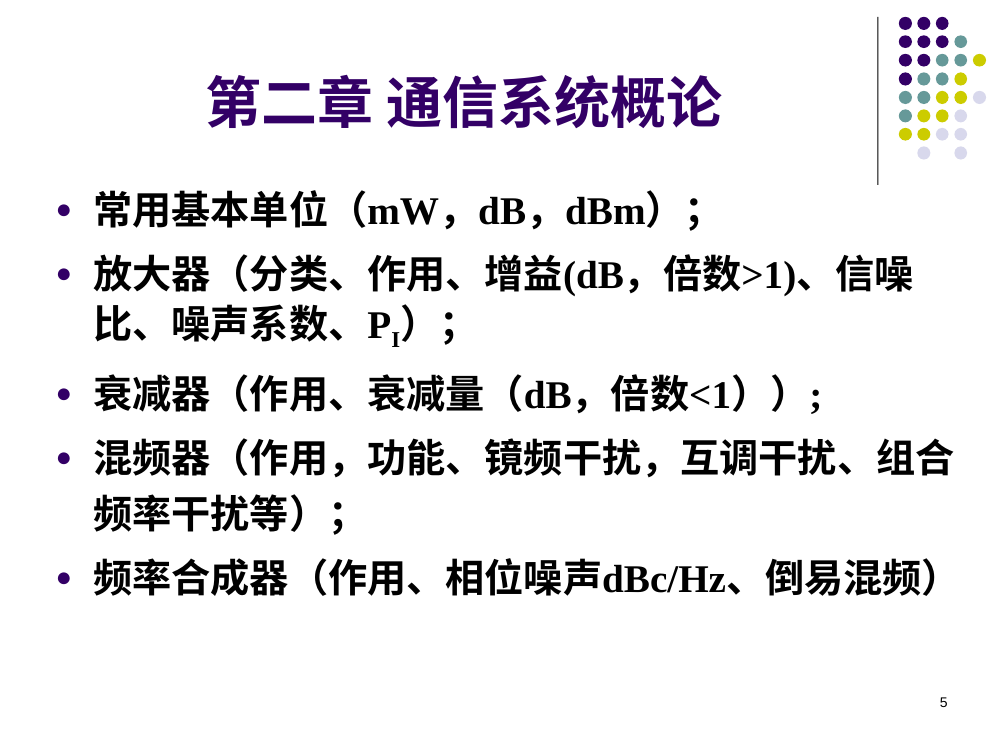
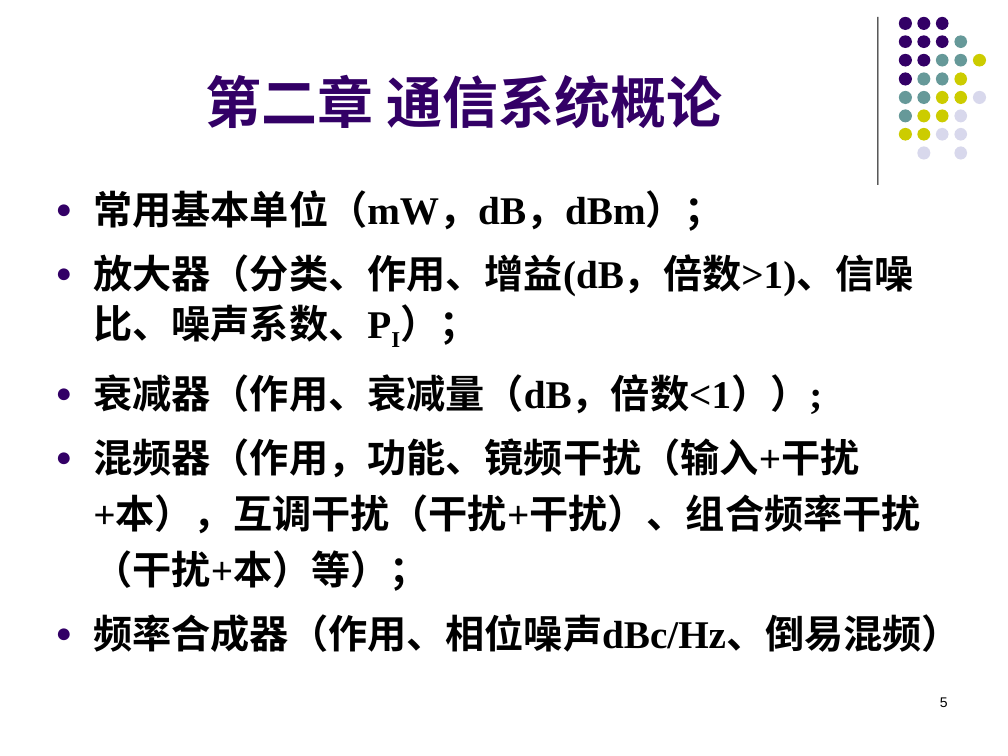
Before and after one commit to lyMeiSEU/ly_schoolhelper, a slide deck: slide 5 of 通信电子/复习.pptx. Drawn at 1008x756 pixels with LibreOffice and Linux fonts; fonts in the diff are those of the drawing; background and template pictures are left out. Boxes give left, top, right and bottom in pixels: in the first picture for what was removed or moved away, otherwise in the second. Text is boxed around its words. In the diff, an @@ line names an element or a change of style, - is before the commit and + after.

```diff
--- a/通信电子/复习.pptx
+++ b/通信电子/复习.pptx
@@ text at <box>93,438,921,591</box>: text changed @@
-● 混频器（作用，功能、镜频干扰，互调干扰、组合频率干扰等）；
+● 混频器（作用，功能、镜频干扰（输入+干扰+本），互调干扰（干扰+干扰）、组合频率干扰（干扰+本）等）；
```
Also in this commit, not shown: 7 other slides changed, 18 slides added, 1 slide removed, 2 other files.
